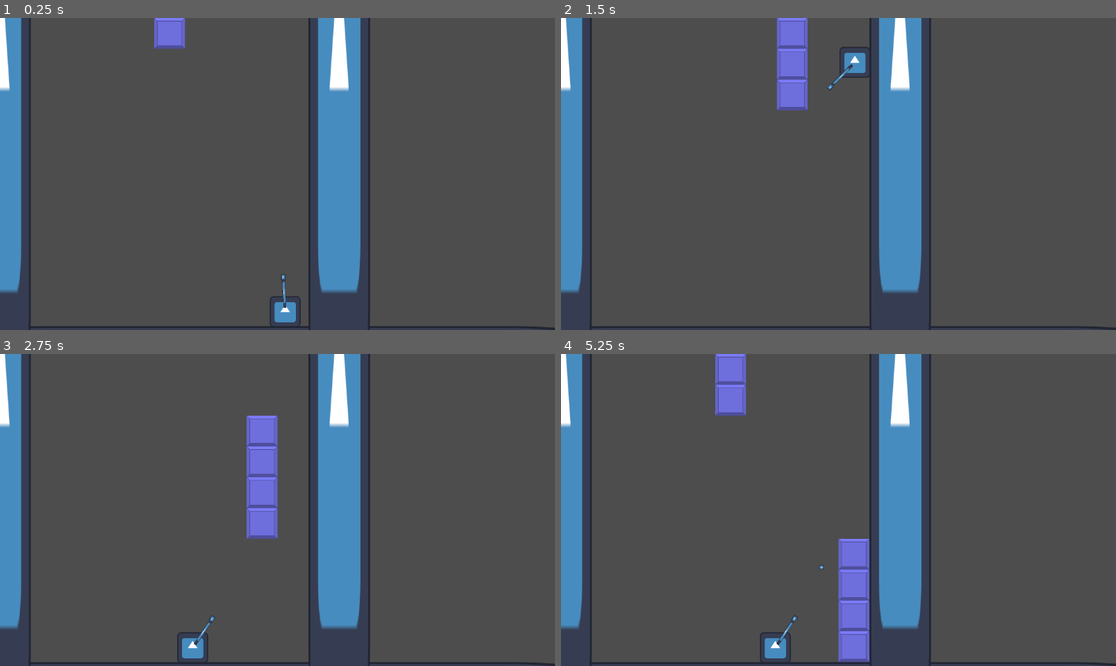
Above: before the commit, frames 1-4 (two rows, left to right).
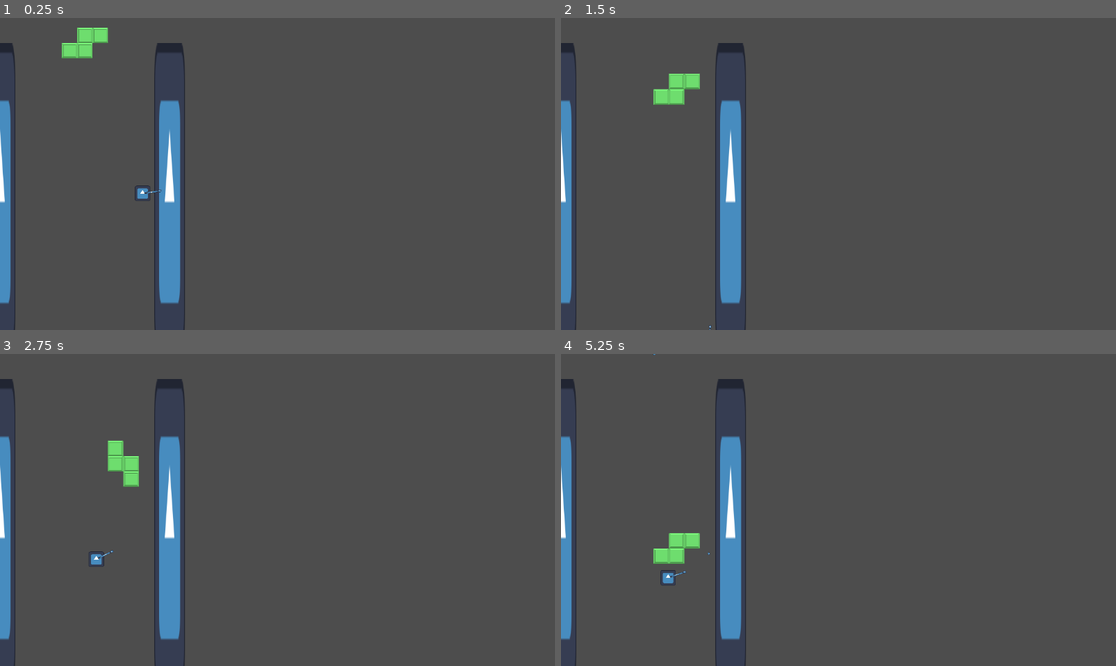
Above: after the commit, the same moments.

Repository: Blue-Birman/LDJam54-Shmuptris
Game: Godot game, scene res://scenes/level.tscn
Two runs of this game, one before a commit and one after it. Both use one fixed random seed, a clock stepped at 60 frames per second and the inputs below. The engine's default icon, where the game draws it, is replaced by a stand-in: a white triangle on a blue panel in a dark square.
Inputs (mouse positions are in pixels of both pictures, inside the frame that each line leads up to):
- Up to frame 1 (0.25 s): no input
- Up to frame 2 (1.5 s): tap Enter (ui_accept) at 0.5, 0.77 s; move the mouse to (960, 158) at 0.52 s; hold Right (right) from 0.53 s (still down); click (960, 158) at 0.6 s; right-click (960, 158) at 0.8 s; move the mouse to (727, 189) at 1.27 s; right-click (727, 189) at 1.35 s
- Up to frame 3 (2.75 s): tap Enter (ui_accept) at 1.52 s; click (166, 525) at 1.55 s; move the mouse to (333, 441) at 2.02 s; release Right (right) at 2.03 s; hold Left (left) from 2.03 s (still down); click (333, 441) at 2.1 s; right-click (333, 441) at 2.3 s
- Up to frame 4 (5.25 s): move the mouse to (810, 572) at 2.77 s; release Left (left) at 2.78 s; hold Right (right) 2.78-4.28 s; right-click (810, 572) at 2.85 s; tap Enter (ui_accept) at 3.02, 3.77, 4.52 s; click (810, 572) at 3.05 s; move the mouse to (1005, 556) at 3.52 s; click (1005, 556) at 3.6 s; right-click (1005, 556) at 3.8 s; move the mouse to (672, 463) at 4.27 s; hold Left (left) 4.28-5.03 s; right-click (672, 463) at 4.35 s; click (672, 463) at 4.55 s; move the mouse to (866, 510) at 5.02 s; hold Right (right) from 5.03 s (still down); click (866, 510) at 5.1 s

The runs differ from the first frame. In frame 1, 15% of the frame differs, in the area x 0-100%, y 0-100%; in frame 2, 17%; in frame 3, 17%; in frame 4, 18%.

Commit message:
Finish the tetris part

Diff:
--- a/Player.gd
+++ b/Player.gd
@@ -15,7 +15,6 @@
 	$Gun.look_at(get_global_mouse_position())
 
 	if Input.is_action_just_pressed("primary_action"): # and can_shoot:
-		print("shooting")
 		can_shoot = false
 		var pos = $Gun/Marker2D.global_position
 		var player_direction = (get_global_mouse_position() - position).normalized()
@@ -44,5 +43,4 @@
 
 
 func _on_shoot_timer_timeout():
-	print("can shoot again")
 	can_shoot = true
--- /dev/null
+++ b/scenes/death_ceiling.gd
@@ -0,0 +1,11 @@
+extends Area2D
+
+
+# Called when the node enters the scene tree for the first time.
+func _ready():
+	pass # Replace with function body.
+
+
+# Called every frame. 'delta' is the elapsed time since the previous frame.
+func _process(delta):
+	pass
--- a/scenes/level.gd
+++ b/scenes/level.gd
@@ -5,54 +5,56 @@
 var bullet_scene = preload("res://scenes/bullet.tscn")
 var i_block = preload("res://scenes/tetris_blocks/i_block.tscn")
 var t_block = preload("res://scenes/tetris_blocks/t_block.tscn")
+var o_block = preload("res://scenes/tetris_blocks/o_block.tscn")
+var j_block = preload("res://scenes/tetris_blocks/j_block.tscn")
+var l_block = preload("res://scenes/tetris_blocks/l_block.tscn")
+var z_block = preload("res://scenes/tetris_blocks/z_block.tscn")
+var s_block = preload("res://scenes/tetris_blocks/s_block.tscn")
 var tetrominoes
 
+signal endgame
 
 func _ready():
-	tetrominoes = [i_block, t_block]
+	tetrominoes = [i_block, t_block, o_block, j_block, l_block, z_block, s_block]
 	next_tetromino = tetrominoes[randi() % tetrominoes.size()]
-	#tetromino = tetrominoes[randi() % tetrominoes.size()].instantiate() as Area2D
-	tetromino = tetrominoes[0].instantiate() as Area2D
+	tetromino = tetrominoes[randi() % tetrominoes.size()].instantiate() as Node2D
 	$Tetrominoes.add_child(tetromino)
-	print(tetromino)
 	tetromino.connect("on_floor", _on_tetromino_on_floor)
-	tetromino.position = Vector2(64*5, 0) + tetromino.offset
 
 func _process(delta):
-	pass
+	if Input.is_action_just_pressed("secondary_action"):
+		tetromino.rotate_block($Blocks.get_children())
 
 func _on_tetris_timer_timeout():
-	print("player y")
-	print($Player.global_position.x)
-	print("tetromino Y")
-	print(tetromino.global_position.x)
+	var blocks = $Blocks.get_children()
 	if ($Player.global_position.x - tetromino.global_position.x) > 64:
-		tetromino.move(Vector2.RIGHT)
+		tetromino.move(Vector2.RIGHT, blocks)
 	elif ($Player.global_position.x - tetromino.global_position.x) < -64:
-		tetromino.move(Vector2.LEFT)
+		tetromino.move(Vector2.LEFT, blocks)
 	else:
-		tetromino.move(Vector2.ZERO)
+		tetromino.move(Vector2.ZERO, blocks)
 
 
 func _on_tetromino_on_floor():
 	tetromino.disconnect("on_floor", _on_tetromino_on_floor)
-	var blocks = tetromino.get_child(1).get_children()
+	var blocks = tetromino.get_child(0).get_children()
 	for block in blocks:
 		block.position = block.global_position
-		tetromino.get_child(1).remove_child(block)
+		tetromino.get_child(0).remove_child(block)
 		$Blocks.add_child(block)
 		block.activate_collisions()
 	tetromino.queue_free()
-	tetromino = next_tetromino.instantiate() as Area2D
+	tetromino = next_tetromino.instantiate() as Node2D
 	$Tetrominoes.add_child(tetromino)
-	tetromino.position = Vector2(64*5, 0) + tetromino.offset
 	tetromino.connect("on_floor", _on_tetromino_on_floor)
 	next_tetromino = tetrominoes[randi() % tetrominoes.size()]
+	for block in $Blocks.get_children():
+		if block.grid_position.y < 0:
+			get_tree().quit()
 
 
 func _on_player_shoot(pos, direction):
 	var bullet = bullet_scene.instantiate() as Area2D
-	print(bullet)
 	bullet.position = pos
 	bullet.rotation = direction.angle() + deg_to_rad(90)
 	bullet.direction = direction
@@ -60,6 +62,7 @@
 	bullet.connect("bullet_hit", _on_bullet_hit)
 
 
+
 func _on_bullet_hit(bullet, body):
 	if body.get_parent() == $Blocks:
 		body.hit()
--- a/scenes/level.tscn
+++ b/scenes/level.tscn
@@ -10,6 +10,9 @@
 [sub_resource type="RectangleShape2D" id="RectangleShape2D_clnsx"]
 size = Vector2(128, 1280)
 
+[sub_resource type="RectangleShape2D" id="RectangleShape2D_tg6ea"]
+size = Vector2(640, 64)
+
 [node name="Level" type="Node2D"]
 script = ExtResource("1_6d7qw")
 
@@ -18,7 +21,7 @@
 [node name="Blocks" type="Node2D" parent="."]
 
 [node name="Floor" type="StaticBody2D" parent="."]
-position = Vector2(576, 704)
+position = Vector2(352, 1344)
 collision_layer = 40
 collision_mask = 27
 
@@ -30,7 +33,7 @@
 shape = SubResource("RectangleShape2D_ggc3p")
 
 [node name="LeftWall" type="StaticBody2D" parent="."]
-position = Vector2(0, 128)
+position = Vector2(0, 640)
 collision_layer = 32
 collision_mask = 19
 
@@ -42,7 +45,7 @@
 shape = SubResource("RectangleShape2D_clnsx")
 
 [node name="RightWall" type="StaticBody2D" parent="."]
-position = Vector2(704, 128)
+position = Vector2(704, 640)
 collision_layer = 32
 collision_mask = 19
 
@@ -62,5 +65,17 @@
 
 [node name="Projectiles" type="Node2D" parent="."]
 
+[node name="Camera2D" type="Camera2D" parent="."]
+position = Vector2(1152, 544)
+zoom = Vector2(0.5, 0.5)
+
+[node name="DeathCeiling" type="Area2D" parent="."]
+collision_layer = 32
+collision_mask = 4
+
+[node name="CollisionShape2D" type="CollisionShape2D" parent="DeathCeiling"]
+position = Vector2(352, -32)
+shape = SubResource("RectangleShape2D_tg6ea")
+
 [connection signal="timeout" from="TetrisTimer" to="." method="_on_tetris_timer_timeout"]
 [connection signal="shoot" from="Player" to="." method="_on_player_shoot"]
--- a/scenes/tetris_blocks/base_block.gd
+++ b/scenes/tetris_blocks/base_block.gd
@@ -7,7 +7,7 @@
 var bullet_health_2 = preload("res://assets/images/CrackedBlock2.png")
 var bullet_health_1 = preload("res://assets/images/CrackedBlock3.png")
 
-var grid_position = Vector2(0,0)
+@export var grid_position = Vector2(0,0)
 
 func activate_collisions():
 	set_collision_layer_value(3, true)
--- a/scenes/tetris_blocks/base_tetris_block.gd
+++ b/scenes/tetris_blocks/base_tetris_block.gd
@@ -1,32 +1,125 @@
-extends Area2D
+extends Node2D
 class_name BaseTetromino
 
 signal on_floor
-var offset = Vector2(0, 0)
-var grid_position = Vector2(0, 0)
-var blocks_position = [Vector2.ZERO,Vector2.LEFT,Vector2.DOWN,Vector2.RIGHT]
+var offset = Vector2(5, 0)
+var grid_size = 64
+var grid_position = Vector2(4, 0)
+var blocks_start_position = [Vector2.ZERO,Vector2.LEFT,Vector2.DOWN,Vector2.RIGHT]
+var block_tint = Color(1, 1, 1)
 
-# Called when the node enters the scene tree for the first time.
-func _ready():
-	pass # Replace with function body.
+const left_limit = 0
+const right_limit = 8
+const bottom_limit = 19
+const init_center_position = Vector2(4,0)
 
+func _on_ready():
+	position = Vector2(96 + (4 * 64),32)
+	for i in range(len(blocks_start_position)):
+		$Blocks.get_child(i).grid_position = blocks_start_position[i] + init_center_position
+		$Blocks.get_child(i).position = blocks_start_position[i] * 64
+	for child in $Blocks.get_children():
+		child.get_child(1).modulate = block_tint
 
-# Called every frame. 'delta' is the elapsed time since the previous frame.
-func _process(delta):
-	pass#
+func move(move, blocks):
+	if move == Vector2.LEFT and can_move_left(blocks):
+		move_block(Vector2.LEFT)
+	elif move == Vector2.RIGHT and can_move_right(blocks):
+		move_block(Vector2.RIGHT)
 
+	if can_move_down(blocks):
+		move_block(Vector2.DOWN)
+	else:
+		on_floor.emit()
 
+func can_move_left(blocks):
+	var left_most_index = right_limit
+	var new_block_position = []
+	for block in $Blocks.get_children():
+		var block_position = block.grid_position
+		block_position.x -= 1
+		if block_position.x < left_most_index:
+			left_most_index = block_position.x
+			if left_most_index < left_limit:
+				return false
+			new_block_position = []
+			new_block_position.append(block_position)
+		else:
+			new_block_position.append(block_position)
+	for block in blocks:
+		if block.grid_position in new_block_position:
+			return false
+	return true
 
-func move(move):
-	position += move * 64
-	position = position.round()
-	position += Vector2.DOWN * 64
-	position = position.round()
-	var stop_move = false
+func can_move_right(blocks):
+	var right_most_index = left_limit
+	var new_block_position = []
+	for block in $Blocks.get_children():
+		var block_position = block.grid_position
+		block_position.x += 1
+		if block_position.x > right_most_index:
+			right_most_index = block_position.x
+			if right_most_index > right_limit:
+				return false
+			new_block_position = []
+			new_block_position.append(block_position)
+		else:
+			new_block_position.append(block_position)
+	for block in blocks:
+		if block.grid_position in new_block_position:
+			return false
+	return true
 
+func can_move_down(blocks):
+	var bottom_most_index = 0
+	var new_block_position = []
+	for block in $Blocks.get_children():
+		var block_position = block.grid_position
+		block_position.y += 1
+		if block_position.y > bottom_most_index:
+			bottom_most_index = block_position.y
+			if bottom_most_index > bottom_limit:
+				return false
+			new_block_position = []
+			new_block_position.append(block_position)
+		else:
+			new_block_position.append(block_position)
+	for block in blocks:
+		if block.grid_position in new_block_position:
+			return false
+	return true
 
+func move_block(direction: Vector2):
+	for block in $Blocks.get_children():
+		block.grid_position += direction
+	position += direction * 64
 
+func rotate_block(blocks):
+	var new_position = []
+	for i in range (len(blocks_start_position)):
+		new_position.append($Blocks.get_child(i).grid_position - blocks_start_position[i] + Vector2(blocks_start_position[i].y, -blocks_start_position[i].x))
+	for block in blocks:
+		if block.grid_position in new_position:
+			return
 
+	var kickback = Vector2.ZERO
+	for i in range (len(new_position)):
+		if kickback.x < -(new_position[i].x - left_limit):
+			kickback.x = -(new_position[i].x - left_limit)
+		elif kickback.x > right_limit - new_position[i].x:
+			kickback.x = right_limit - new_position[i].x
 
-func _on_body_entered(body):
-	on_floor.emit()
+		if kickback.y > bottom_limit - new_position[i].y:
+			kickback.y = -(new_position[i].y - bottom_limit)
+
+	for i in range (len(new_position)):
+		new_position[i] += kickback
+
+	for block in blocks:
+		if block.grid_position in new_position:
+			return
+
+	for i in range (len(new_position)):
+		blocks_start_position[i] = new_position[i] - ($Blocks.get_child(i).grid_position - blocks_start_position[i])
+		$Blocks.get_child(i).grid_position = new_position[i]
+		$Blocks.get_child(i).position = 64 * blocks_start_position[i]
--- a/scenes/tetris_blocks/base_tetris_block.tscn
+++ b/scenes/tetris_blocks/base_tetris_block.tscn
@@ -3,9 +3,7 @@
 [ext_resource type="Script" path="res://scenes/tetris_blocks/base_tetris_block.gd" id="1_8qg63"]
 [ext_resource type="PackedScene" uid="uid://l54x2haaxaiq" path="res://scenes/tetris_blocks/base_block.tscn" id="2_j6o1e"]
 
-[node name="BaseTetrisBlock" type="Area2D"]
-collision_layer = 8
-collision_mask = 36
+[node name="BaseTetrisBlock" type="Node2D"]
 script = ExtResource("1_8qg63")
 
 [node name="Blocks" type="Node2D" parent="."]
@@ -17,5 +15,3 @@
 [node name="BaseBlock3" parent="Blocks" instance=ExtResource("2_j6o1e")]
 
 [node name="BaseBlock4" parent="Blocks" instance=ExtResource("2_j6o1e")]
-
-[connection signal="body_entered" from="." to="." method="_on_body_entered"]
--- a/scenes/tetris_blocks/i_block.gd
+++ b/scenes/tetris_blocks/i_block.gd
@@ -1,9 +1,6 @@
 extends BaseTetromino
 
-
-
-# Called when the node enters the scene tree for the first time.
 func _ready():
-	offset = Vector2(32, -64)
-	for child in $Blocks.get_children():
-		child.get_child(1).modulate = Color(0.5, .5, 1)
+	blocks_start_position = [Vector2.ZERO,Vector2.UP,Vector2.UP * 2,Vector2.DOWN]
+	block_tint = Color(.75, .75, 1)
+	_on_ready()
--- a/scenes/tetris_blocks/i_block.tscn
+++ b/scenes/tetris_blocks/i_block.tscn
@@ -1,25 +1,16 @@
-[gd_scene load_steps=4 format=3 uid="uid://cq3rc0fyev4uu"]
+[gd_scene load_steps=3 format=3 uid="uid://cq3rc0fyev4uu"]
 
 [ext_resource type="Script" path="res://scenes/tetris_blocks/i_block.gd" id="1_ei5mk"]
 [ext_resource type="PackedScene" uid="uid://bbv7uekppl3fi" path="res://scenes/tetris_blocks/base_tetris_block.tscn" id="1_lqwb7"]
 
-[sub_resource type="RectangleShape2D" id="RectangleShape2D_hkfvn"]
-size = Vector2(62, 256)
-
 [node name="IBlock" instance=ExtResource("1_lqwb7")]
 script = ExtResource("1_ei5mk")
 
-[node name="CollisionShape2D" type="CollisionShape2D" parent="." index="0"]
-shape = SubResource("RectangleShape2D_hkfvn")
-
 [node name="BaseBlock1" parent="Blocks" index="0"]
-position = Vector2(0, -96)
+position = Vector2(0, -128)
 
 [node name="BaseBlock2" parent="Blocks" index="1"]
-position = Vector2(0, -32)
-
-[node name="BaseBlock3" parent="Blocks" index="2"]
-position = Vector2(0, 32)
+position = Vector2(0, -64)
 
 [node name="BaseBlock4" parent="Blocks" index="3"]
-position = Vector2(0, 96)
+position = Vector2(0, 64)
--- /dev/null
+++ b/scenes/tetris_blocks/j_block.gd
@@ -0,0 +1,6 @@
+extends BaseTetromino
+
+func _ready():
+	blocks_start_position = [Vector2.ZERO,Vector2.UP,Vector2.UP * 2, Vector2.LEFT ]
+	block_tint = Color(.5, .5, 1)
+	_on_ready()
--- /dev/null
+++ b/scenes/tetris_blocks/j_block.tscn
@@ -0,0 +1,7 @@
+[gd_scene load_steps=3 format=3 uid="uid://djgtfagvqkj2k"]
+
+[ext_resource type="PackedScene" uid="uid://bbv7uekppl3fi" path="res://scenes/tetris_blocks/base_tetris_block.tscn" id="1_qxiqq"]
+[ext_resource type="Script" path="res://scenes/tetris_blocks/j_block.gd" id="2_gd17r"]
+
+[node name="JBlock" instance=ExtResource("1_qxiqq")]
+script = ExtResource("2_gd17r")
--- /dev/null
+++ b/scenes/tetris_blocks/l_block.gd
@@ -0,0 +1,6 @@
+extends BaseTetromino
+
+func _ready():
+	blocks_start_position = [Vector2.ZERO,Vector2.UP,Vector2.UP * 2, Vector2.RIGHT ]
+	block_tint = Color(1, .75, .75)
+	_on_ready()
--- /dev/null
+++ b/scenes/tetris_blocks/l_block.tscn
@@ -0,0 +1,7 @@
+[gd_scene load_steps=3 format=3 uid="uid://dsu0md6oxcsti"]
+
+[ext_resource type="PackedScene" uid="uid://bbv7uekppl3fi" path="res://scenes/tetris_blocks/base_tetris_block.tscn" id="1_2e187"]
+[ext_resource type="Script" path="res://scenes/tetris_blocks/l_block.gd" id="2_rn26x"]
+
+[node name="LBlock" instance=ExtResource("1_2e187")]
+script = ExtResource("2_rn26x")
--- /dev/null
+++ b/scenes/tetris_blocks/o_block.gd
@@ -0,0 +1,6 @@
+extends BaseTetromino
+
+func _ready():
+	blocks_start_position = [Vector2.ZERO,Vector2.UP,Vector2.UP + Vector2.RIGHT, Vector2.RIGHT ]
+	block_tint = Color(1, 1, .5)
+	_on_ready()
--- /dev/null
+++ b/scenes/tetris_blocks/o_block.tscn
@@ -0,0 +1,7 @@
+[gd_scene load_steps=3 format=3 uid="uid://ctwevs7e2t45r"]
+
+[ext_resource type="PackedScene" uid="uid://bbv7uekppl3fi" path="res://scenes/tetris_blocks/base_tetris_block.tscn" id="1_nnpmy"]
+[ext_resource type="Script" path="res://scenes/tetris_blocks/o_block.gd" id="2_shm51"]
+
+[node name="OBlock" instance=ExtResource("1_nnpmy")]
+script = ExtResource("2_shm51")
--- /dev/null
+++ b/scenes/tetris_blocks/s_block.gd
@@ -0,0 +1,6 @@
+extends BaseTetromino
+
+func _ready():
+	blocks_start_position = [Vector2.ZERO,Vector2.UP,Vector2.UP + Vector2.RIGHT, Vector2.LEFT ]
+	block_tint = Color(.5, 1, .5)
+	_on_ready()
--- /dev/null
+++ b/scenes/tetris_blocks/s_block.tscn
@@ -0,0 +1,7 @@
+[gd_scene load_steps=3 format=3 uid="uid://cwlcch1xla6ni"]
+
+[ext_resource type="PackedScene" uid="uid://bbv7uekppl3fi" path="res://scenes/tetris_blocks/base_tetris_block.tscn" id="1_m28r4"]
+[ext_resource type="Script" path="res://scenes/tetris_blocks/s_block.gd" id="2_s7l5k"]
+
+[node name="SBlock" instance=ExtResource("1_m28r4")]
+script = ExtResource("2_s7l5k")
--- a/scenes/tetris_blocks/t_block.gd
+++ b/scenes/tetris_blocks/t_block.gd
@@ -1,9 +1,6 @@
 extends BaseTetromino
 
-
-
-# Called when the node enters the scene tree for the first time.
 func _ready():
-	offset = Vector2(-32, -32)
-	for child in $Blocks.get_children():
-		child.get_child(1).modulate = Color(1, .5, 1)
+	blocks_start_position =  [Vector2.ZERO,Vector2.LEFT,Vector2.DOWN,Vector2.RIGHT]
+	block_tint = Color(1, .5, 1)
+	_on_ready()
--- a/scenes/tetris_blocks/t_block.tscn
+++ b/scenes/tetris_blocks/t_block.tscn
@@ -5,9 +5,6 @@
 
 [node name="TBlock" instance=ExtResource("1_26te5")]
 script = ExtResource("2_7p456")
-
-[node name="CollisionPolygon2D" type="CollisionPolygon2D" parent="." index="0"]
-polygon = PackedVector2Array(-96, -32, 96, -32, 96, 32, 32, 32, 32, 96, -32, 96, -32, 32, -96, 32)
 
 [node name="BaseBlock1" parent="Blocks" index="0"]
 position = Vector2(-64, 0)
--- /dev/null
+++ b/scenes/tetris_blocks/z_block.gd
@@ -0,0 +1,6 @@
+extends BaseTetromino
+
+func _ready():
+	blocks_start_position = [Vector2.ZERO,Vector2.UP,Vector2.UP + Vector2.LEFT, Vector2.RIGHT ]
+	block_tint = Color(1, .5, .5)
+	_on_ready()
--- /dev/null
+++ b/scenes/tetris_blocks/z_block.tscn
@@ -0,0 +1,7 @@
+[gd_scene load_steps=3 format=3 uid="uid://wvqhqhatfhf5"]
+
+[ext_resource type="PackedScene" uid="uid://bbv7uekppl3fi" path="res://scenes/tetris_blocks/base_tetris_block.tscn" id="1_t7f3b"]
+[ext_resource type="Script" path="res://scenes/tetris_blocks/z_block.gd" id="2_fjn1b"]
+
+[node name="ZBlock" instance=ExtResource("1_t7f3b")]
+script = ExtResource("2_fjn1b")
Not shown: 1 places in scenes/level.tscn that only renumber resources
